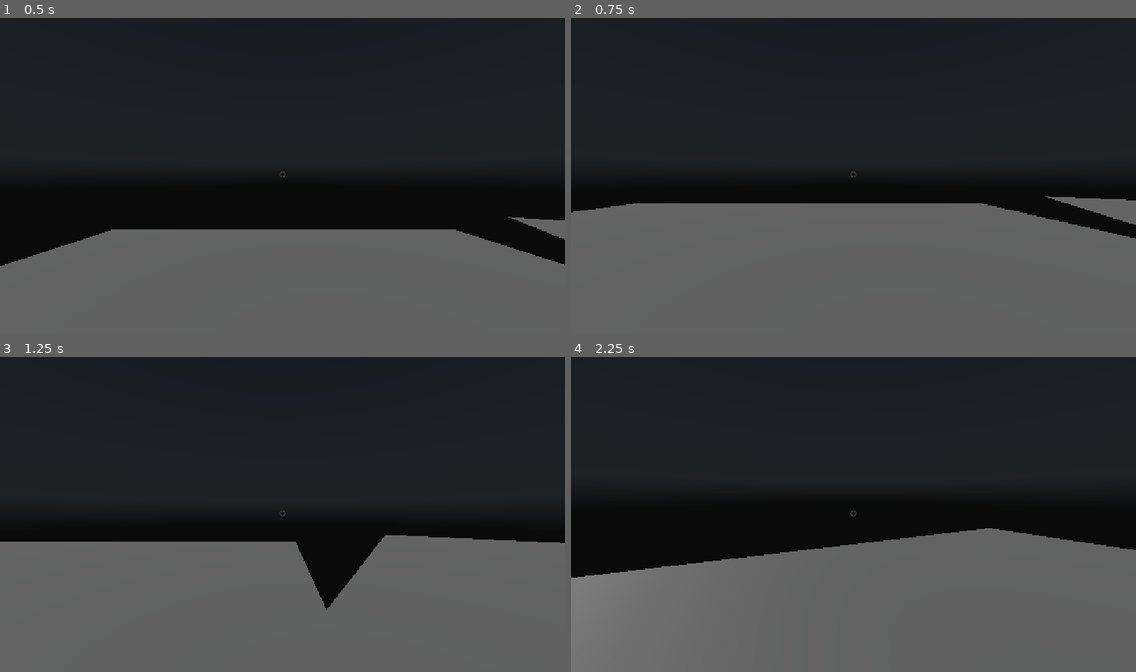
Above: before the commit, frames 1-4 (two rows, left to right).
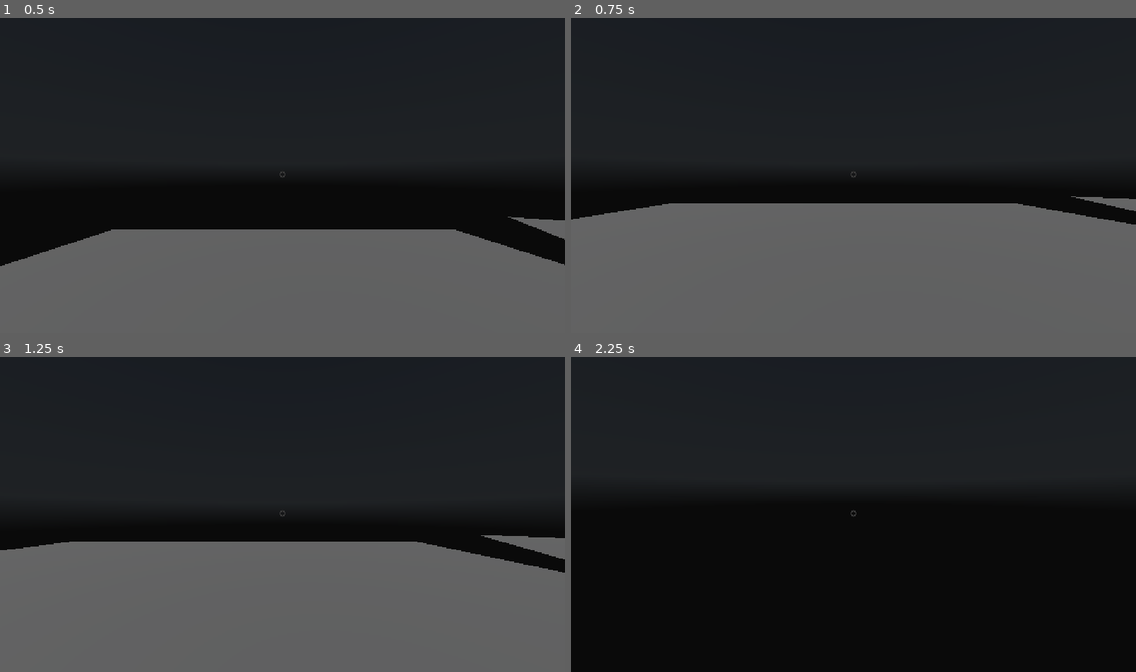
Above: after the commit, the same moments.

Repository: ZRedCon/InteractivePortfolio
Game: Godot game, scene res://Scenes/main_scene.tscn
The game is run twice, just before and just after one commit, with the same random seed, the same clock (stepped at 60 frames per second) and the same inputs. A sky picture missing from this copy of the repository is replaced by a grey-blue gradient.
Inputs (mouse positions are in pixels of both pictures, inside the frame that each line leads up to):
- Up to frame 1 (0.5 s): no input
- Up to frame 2 (0.75 s): move the mouse to (977, 159) at 0.52 s; hold D (Right) from 0.53 s (still down); hold Space (Slow, bound only after the commit) from 0.53 s (still down); click (977, 159) at 0.67 s
- Up to frame 3 (1.25 s): keep holding D (Right); keep holding Space (Slow, bound only after the commit)
- Up to frame 4 (2.25 s): move the mouse to (825, 514) at 1.27 s; release D (Right) at 1.28 s; release Space (Slow, bound only after the commit) at 1.28 s; hold W (Forward) from 1.28 s (still down); tap Ctrl (Slow, bound only before the commit) at 1.35 s; move the mouse to (864, 508) at 2.02 s; hold Shift (Sprint) from 2.03 s (still down)

Frame 1 is identical in both runs. In frame 2, 1.6% of the frame differs, in the area x 0-100%, y 56-71%; in frame 3, 3.3%; in frame 4, 39%, in the area x 0-100%, y 54-100%.

Commit message:
Moved Waddle from Ctrl to Space

Diff:
--- a/GodotProject/interactive-portfolio/Player/pause_menu.tscn
+++ b/GodotProject/interactive-portfolio/Player/pause_menu.tscn
@@ -62,7 +62,7 @@
 [node name="Waddle" parent="Settings Container" unique_id=793305893 instance=ExtResource("2_l3uhn")]
 layout_mode = 2
 display_name = "Waddle"
-keybinds = "Ctrl"
+keybinds = "Space"
 
 [node name="RichTextLabel" type="RichTextLabel" parent="Settings Container" unique_id=243258090]
 layout_mode = 2
--- a/GodotProject/interactive-portfolio/project.godot
+++ b/GodotProject/interactive-portfolio/project.godot
@@ -57,7 +57,7 @@
 }
 Slow={
 "deadzone": 0.2,
-"events": [Object(InputEventKey,"resource_local_to_scene":fa …(140 unchanged characters)… d":false,"keycode":0,"physical_keycode":4194326,"key_label":0,"unicode":0,"location":0,"echo":false,"script":null)
+"events": [Object(InputEventKey,"resource_local_to_scene":fa …(140 unchanged characters)… d":false,"keycode":0,"physical_keycode":32,"key_label":0,"unicode":32,"location":0,"echo":false,"script":null)
 ]
 }
 Interact={
Not shown, changed: Webfiles/godot/index.pck
